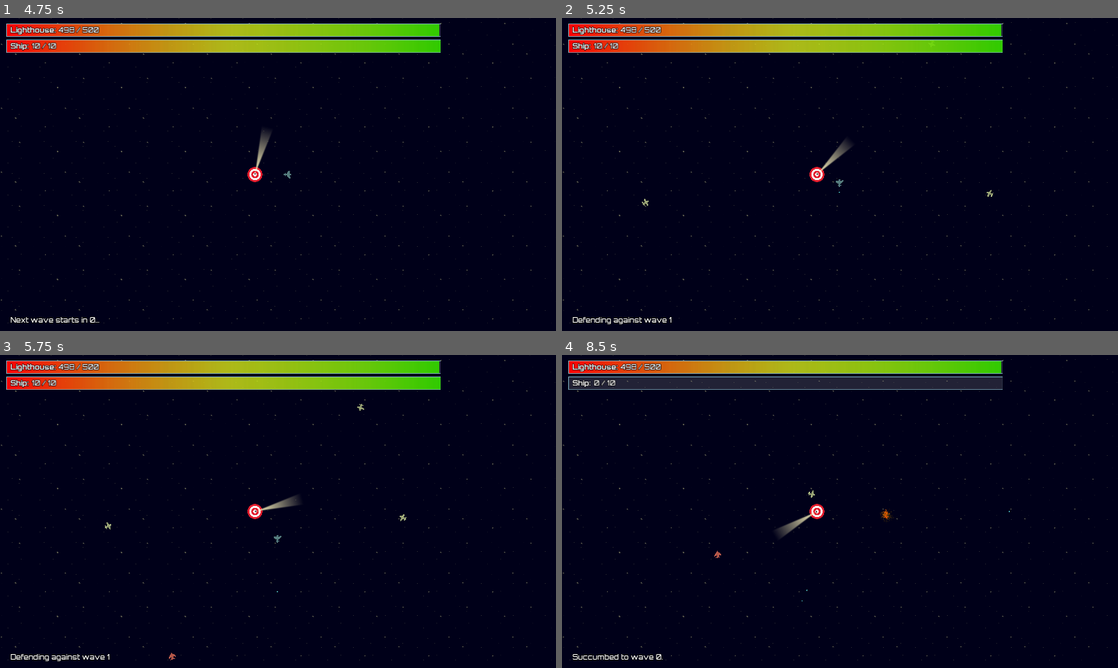
Above: before the commit, frames 1-4 (two rows, left to right).
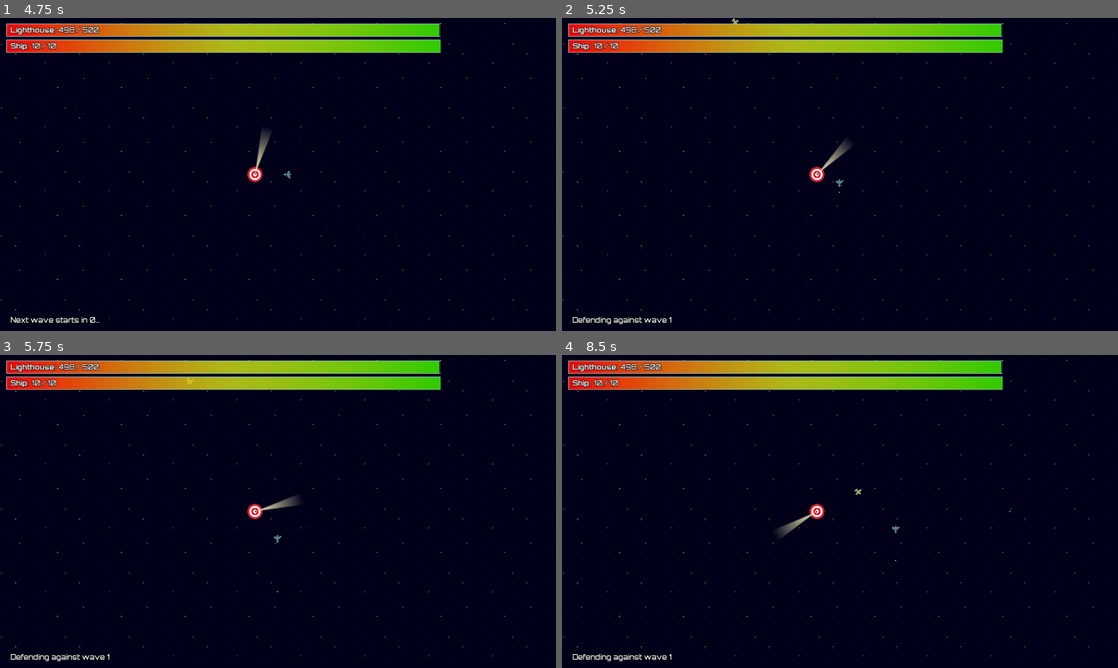
Above: after the commit, the same moments.

Repository: lmbarros/LD46-TheLighthouseAtTheEndOfTheUniverse
Game: Godot game, scene res://screens/PlayfieldScreen.tscn
Two runs of this game, one before a commit and one after it. Both use one fixed random seed, a clock stepped at 60 frames per second and the inputs below.
Inputs:
- Up to frame 1 (4.75 s): tap Enter at 0.5 s; hold Right (moveRight) 0.53-1.28 s; tap Ctrl (fire) every 0.75 s from 0.6 to 4.35 s; hold Down (moveDown) 1.28-2.03 s; hold Right (moveRight) 2.03-2.78 s; hold Up (moveUp) 2.78-3.53 s; hold Left (moveLeft) from 3.53 s (still down)
- Up to frame 2 (5.25 s): release Left (moveLeft) at 5.03 s; hold Down (moveDown) from 5.03 s (still down); tap Ctrl (fire) at 5.1 s
- Up to frame 3 (5.75 s): keep holding Down (moveDown)
- Up to frame 4 (8.5 s): release Down (moveDown) at 5.78 s; hold Right (moveRight) 5.78-6.53 s; tap Ctrl (fire) every 0.75 s from 5.85 to 8.1 s; hold Up (moveUp) 6.53-7.28 s; hold Right (moveRight) 7.28-8.03 s; hold Down (moveDown) from 8.03 s (still down)

Frame 1 is identical in both runs. In frame 2, less than 0.1% of the frame differs, in the area x 14-78%, y 0-60%; in frame 3, less than 0.1%; in frame 4, 3.4%, in the area x 1-81%, y 7-98%.

Commit message:
Waves become more and more difficult
May be too quickly, but I can balance this later, if I have enough time.

Diff:
--- a/src/scripts/Globals.gd
+++ b/src/scripts/Globals.gd
@@ -49,16 +49,26 @@
 
 
 func startNextWave() -> void:
-	for i in range(1):
-		var e = kamikazeClass.instance()
+
+	# Fighters are the bread and butter enemies (what a metaphor!)
+	var k := int(pow(G.gs.waveNumber, 1.1) * RNG.uniform(1.1, 1.5))
+	for i in range(k):
+		createEnemy(fighterClass)
+
+	# Start adding some kamikazes after a few waves
+	if G.gs.waveNumber < 3:
+		k = 0
+	else:
+		k = int((G.gs.waveNumber-3) * RNG.uniform(1.0, 1.2))
+
+	for i in range(k):
+		createEnemy(kamikazeClass)
+
+
+func createEnemy(theClass: PackedScene) -> void:
+		var e = theClass.instance()
 		e.initPosition()
 		gs.playingField.add_child(e)
-
-	for i in range(3):
-		var e = fighterClass.instance()
-		e.initPosition()
-		gs.playingField.add_child(e)
-
 
 func isWaveDefeated() -> bool:
 	if gs.player.isDead:
Not shown, changed: README.md
